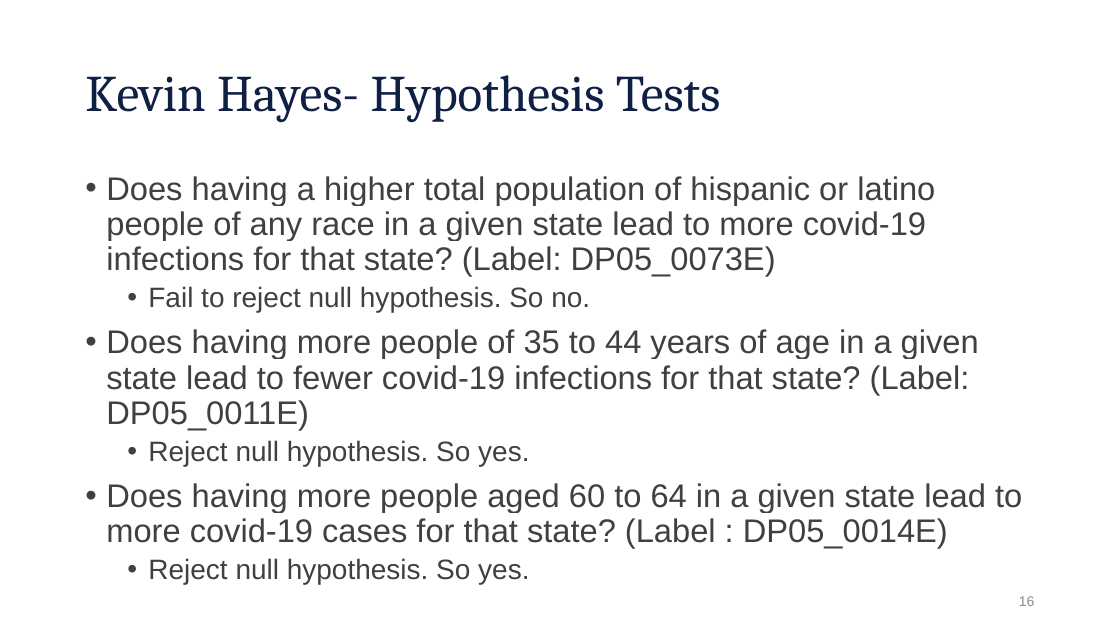
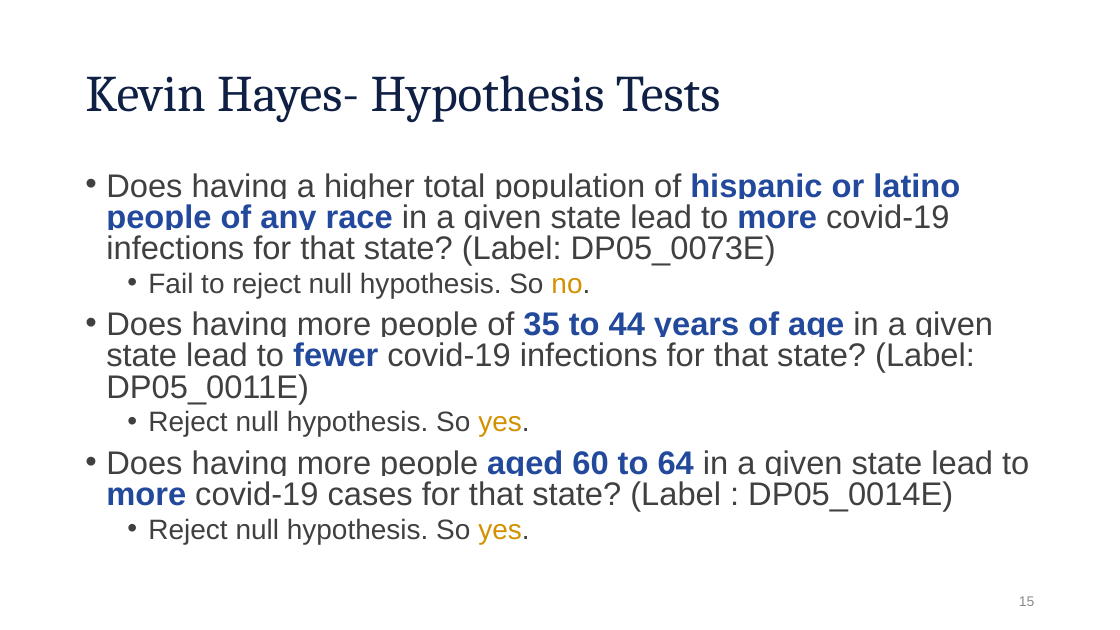
Before and after one commit to aiwayemi/Group-1, a slide deck: slide 15 of ProjPresentation.pptx (slide 16 before the commit). Drawn at 1120x630 pixels with LibreOffice and Linux fonts; fonts in the diff are those of the drawing; background and template pictures are left out. Boxes give left, top, right and bottom in pixels: in the first picture for what was removed or moved away, otherwise in the second. Text is boxed around its words. In the diff, an @@ line names an element or a change of style, - is before the commit and + after.

Commit message:
design tweaks in PPT

```diff
--- a/ProjPresentation.pptx
+++ b/ProjPresentation.pptx
@@ text "Does having a higher total ..." at bbox=[106, 173, 1029, 544]: text colour #404040 to #22499B, bold on in "hispanic or latino people of any race ...", "35 to 44 years of age fewer", "aged 60 to 64 more"; text colour #404040 to #D49100 in "no.", "yes.", "yes."; line spacing 0.9 to 0.8 @@
```
Also in this commit, not shown: 6 other slides changed, 1 slide removed.
